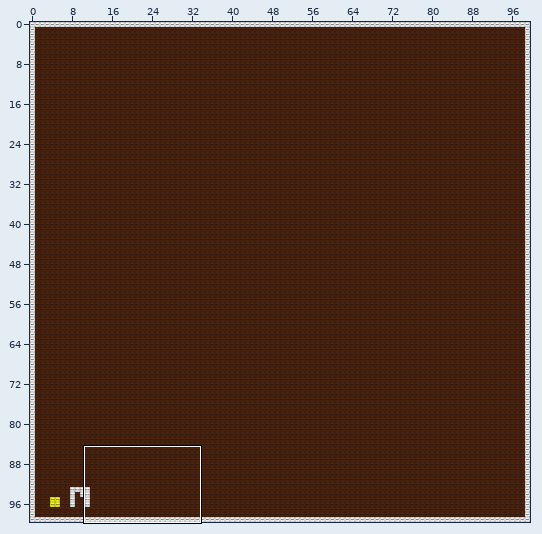
Tiled map -- android/assets/office.tmx. Above: a wide view before the commit, with the close-up outlined.
Close-up. Before the edit:
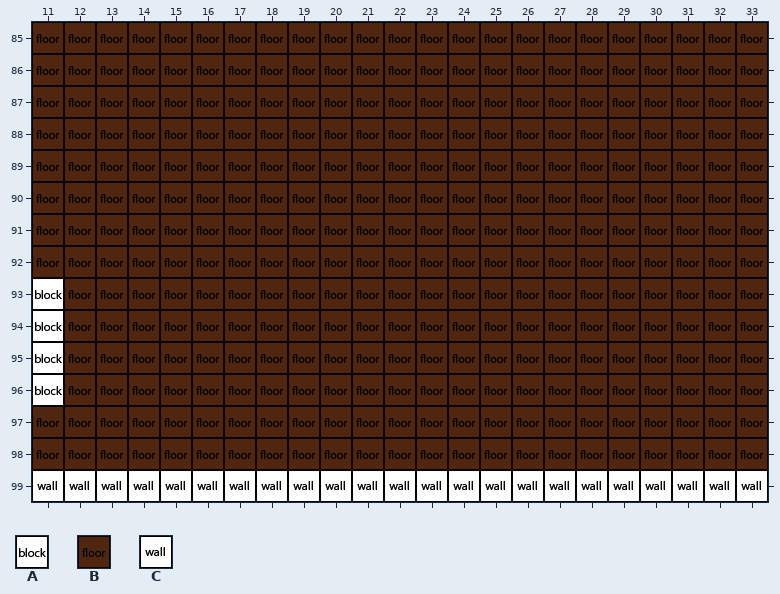
Cells are 32x32 px. Shown: x 11..33, y 85..99.
Key: from "tiles": A 0, B 1, C 2.
_ is an empty cell.
Layers that did not change in this view are not listed.
Layer "Tile Layer 1" before, first column x 11:
 85 BBBBBBBBBBBBBBBBBBBBBBB
 86 BBBBBBBBBBBBBBBBBBBBBBB
 87 BBBBBBBBBBBBBBBBBBBBBBB
 88 BBBBBBBBBBBBBBBBBBBBBBB
 89 BBBBBBBBBBBBBBBBBBBBBBB
 90 BBBBBBBBBBBBBBBBBBBBBBB
 91 BBBBBBBBBBBBBBBBBBBBBBB
 92 BBBBBBBBBBBBBBBBBBBBBBB
 93 ABBBBBBBBBBBBBBBBBBBBBB
 94 ABBBBBBBBBBBBBBBBBBBBBB
 95 ABBBBBBBBBBBBBBBBBBBBBB
 96 ABBBBBBBBBBBBBBBBBBBBBB
 97 BBBBBBBBBBBBBBBBBBBBBBB
 98 BBBBBBBBBBBBBBBBBBBBBBB
 99 CCCCCCCCCCCCCCCCCCCCCCC
And afterwards:
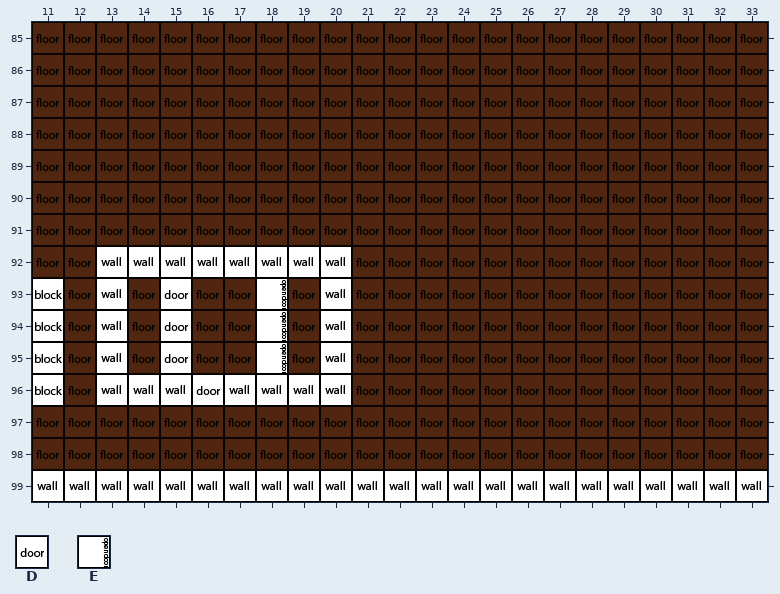
Further tiles: from "tiles": D 4, E 5.
Difference:
Changed rows in their new state; . is an unchanged cell.
Layer "Tile Layer 1":
first column x 13:
 92 CCCCCCCC
 93 C.D..E.C
 94 C.D..E.C
 95 C.D..E.C
 96 CCCDCCCC
Pixel boxes of the changes (left, top, right, bottom) in both close-ups:
changed: (96, 246, 352, 406)
